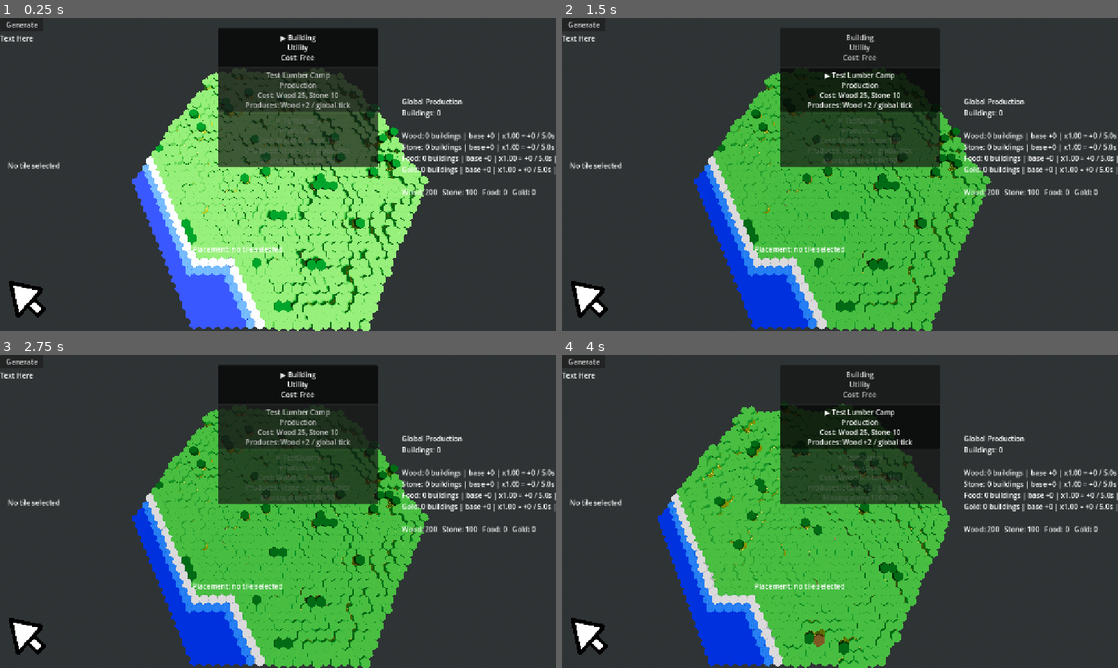
Above: before the commit, frames 1-4 (two rows, left to right).
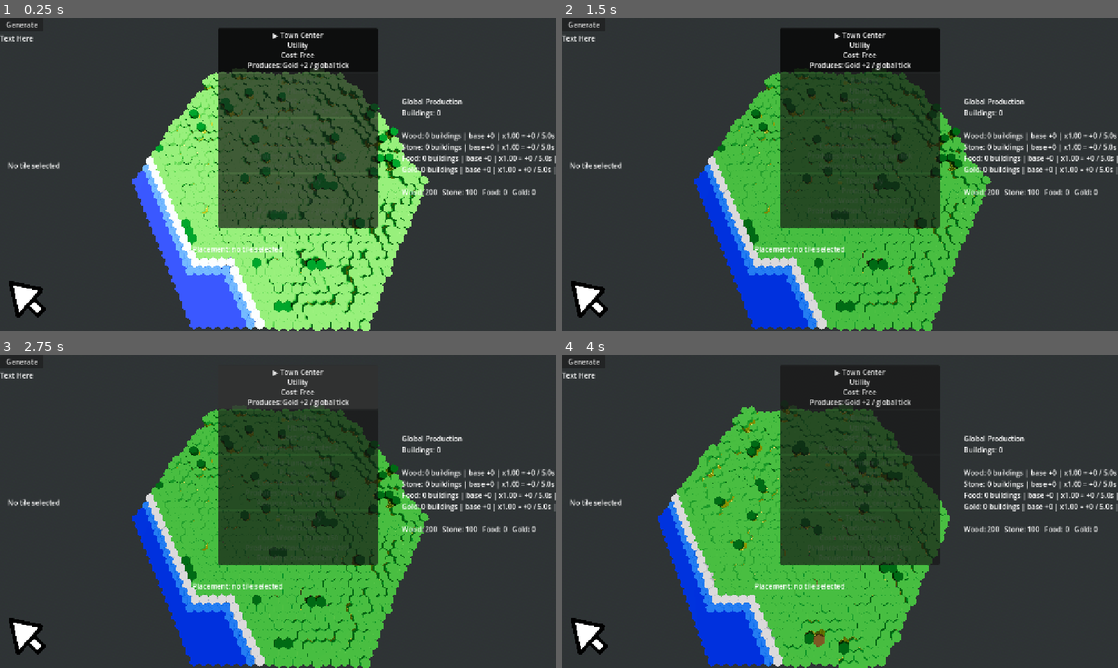
Above: after the commit, the same moments.

Repository: forzinkahd/HexaKingdomGameRepo
Game: Godot game, scene res://Scenes/GameScene.tscn
The game is run twice, just before and just after one commit, with the same random seed, the same clock (stepped at 60 frames per second) and the same inputs.
Inputs (mouse positions are in pixels of both pictures, inside the frame that each line leads up to):
- Up to frame 1 (0.25 s): no input
- Up to frame 2 (1.5 s): click "▶ Building Utility Cost: Free" (after the commit: "▶ Town Center Utility Cost: F…") at 0.5 s; click "Test Lumber Camp Production C…" (after the commit: "▶ Town Center Utility Cost: F…") at 1.25 s
- Up to frame 3 (2.75 s): click "Building Utility Cost: Free" (after the commit: "▶ Town Center Utility Cost: F…") at 2 s
- Up to frame 4 (4 s): click "Generate" at 2.75 s; tap Enter at 3.5 s; move the mouse to (862, 433) at 3.52 s; hold D (MoveRight) from 3.53 s (still down); tap 2 (Build) at 3.6 s; click (862, 433) at 3.67 s

The runs differ from the first frame. In frame 1, 8.7% of the frame differs, in the area x 25-68%, y 4-100%; in frame 2, 9.1%; in frame 3, 12%, in the area x 25-68%, y 3-100%; in frame 4, 8.6%.

Commit message:
Early Progress Tree and Town Center

Diff:
--- a/Resources/Buildings/TestLumberCamp.tres
+++ b/Resources/Buildings/TestLumberCamp.tres
@@ -14,4 +14,5 @@
 produces_resource = 1
 production_amount = 2
 allowed_biomes = Array[int]([1, 2, 3])
+required_building_ids = Array[StringName]([&"town_center_2"])
 metadata/_custom_type_script = "uid://mcoahjj711n3"
--- a/Resources/Buildings/TestQuarry.tres
+++ b/Resources/Buildings/TestQuarry.tres
@@ -17,4 +17,5 @@
 allowed_biomes = Array[int]([3, 4, 5])
 allow_forest = false
 allow_mountain = true
+required_building_ids = Array[StringName]([&"town_center_2"])
 metadata/_custom_type_script = "uid://mcoahjj711n3"
--- /dev/null
+++ b/Resources/Buildings/TownCenter2.tres
@@ -0,0 +1,16 @@
+[gd_resource type="Resource" script_class="BuildingDefinition" format=3 uid="uid://yv3lrj8hovtr"]
+
+[ext_resource type="PackedScene" uid="uid://cnkx87hoiesu4" path="res://Scenes/Kingdom/Buildings/obj_blue_towncenter_2.tscn" id="1_ivbul"]
+[ext_resource type="Script" uid="uid://mcoahjj711n3" path="res://scripts/Gameplay/PlacementV2/building_definition.gd" id="1_rlgeq"]
+
+[resource]
+script = ExtResource("1_rlgeq")
+id = &"town_center_2"
+display_name = "Town Center"
+scene = ExtResource("1_ivbul")
+produces_resource = 4
+production_amount = 2
+allow_coast = false
+allowed_biomes = Array[int]([1, 3, 4])
+is_unique = true
+metadata/_custom_type_script = "uid://mcoahjj711n3"
--- a/Resources/Buildings/test_building.tres
+++ b/Resources/Buildings/test_building.tres
@@ -7,4 +7,5 @@
 script = ExtResource("1_s37y0")
 id = &"test_building"
 scene = ExtResource("1_q6mqs")
+required_building_ids = Array[StringName]([&"town_center_2"])
 metadata/_custom_type_script = "uid://mcoahjj711n3"
--- a/Scenes/GameScene.tscn
+++ b/Scenes/GameScene.tscn
@@ -43,9 +43,11 @@
 [ext_resource type="Script" uid="uid://dkfdc7nhihlvk" path="res://scripts/Gameplay/PlacementV2/building_catalog_v2.gd" id="36_v14ik"]
 [ext_resource type="Script" uid="uid://mcoahjj711n3" path="res://scripts/Gameplay/PlacementV2/building_definition.gd" id="37_evxj1"]
 [ext_resource type="Script" uid="uid://cbfp7o673ondm" path="res://scripts/Gameplay/PlacementV2/placement_debug_label_v2.gd" id="37_jmmro"]
+[ext_resource type="Resource" uid="uid://yv3lrj8hovtr" path="res://Resources/Buildings/TownCenter2.tres" id="38_1qxux"]
 [ext_resource type="Script" uid="uid://b6qet4cr2r73c" path="res://scripts/Gameplay/PlacementV2/economy_debug_label_v2.gd" id="38_vgicg"]
 [ext_resource type="Resource" uid="uid://ckmd5ij17fs8m" path="res://Resources/Buildings/TestQuarry.tres" id="40_p5lqy"]
 [ext_resource type="Script" uid="uid://b4vagg00mevci" path="res://scripts/Gameplay/PlacementV2/production_debug_label_v2.gd" id="40_sjxqr"]
+[ext_resource type="Script" uid="uid://dw2h64w8cgx2t" path="res://scripts/Gameplay/PlacementV2/building_registry_v2.gd" id="42_c0ais"]
 [ext_resource type="Script" uid="uid://3xk4gvpw03qk" path="res://scripts/Gameplay/PlacementV2/build_menu_v2.gd" id="42_ustms"]
 
 [sub_resource type="CameraAttributesPractical" id="CameraAttributesPractical_1lvu4"]
@@ -204,13 +206,14 @@
 [node name="BuildingPreviewV2" type="Node3D" parent="Builder/GameplayV2" unique_id=1004577143]
 script = ExtResource("33_1dmga")
 
-[node name="BuildingPlacementV2" type="Node" parent="Builder/GameplayV2" unique_id=894365943 node_paths=PackedStringArray("picker", "preview", "occupancy", "economy", "production", "building_root")]
+[node name="BuildingPlacementV2" type="Node" parent="Builder/GameplayV2" unique_id=894365943 node_paths=PackedStringArray("picker", "preview", "occupancy", "economy", "production", "registry", "building_root")]
 script = ExtResource("34_cxw7u")
 picker = NodePath("../../WorldInteraction/WorldTilePicker")
 preview = NodePath("../BuildingPreviewV2")
 occupancy = NodePath("../WorldOccupancyV2")
 economy = NodePath("../WorldEconomyV2")
 production = NodePath("../WorldProductionV2")
+registry = NodePath("../BuildingRegistryV2")
 building_root = NodePath("../PlacedBuildings")
 
 [node name="WorldOccupancyV2" type="Node" parent="Builder/GameplayV2" unique_id=1325980519]
@@ -225,7 +228,11 @@
 
 [node name="BuildingCatalogV2" type="Node" parent="Builder/GameplayV2" unique_id=1408759746]
 script = ExtResource("36_v14ik")
-buildings = Array[ExtResource("37_evxj1")]([ExtResource("35_cxw7u"), ExtResource("32_cxw7u"), ExtResource("40_p5lqy")])
+buildings = Array[ExtResource("37_evxj1")]([ExtResource("38_1qxux"), ExtResource("35_cxw7u"), ExtResource("32_cxw7u"), ExtResource("40_p5lqy")])
+
+[node name="BuildingRegistryV2" type="Node" parent="Builder/GameplayV2" unique_id=1573309623 node_paths=PackedStringArray("placement")]
+script = ExtResource("42_c0ais")
+placement = NodePath("../BuildingPlacementV2")
 
 [node name="UI" type="CanvasLayer" parent="." unique_id=980856356]
 
@@ -236,7 +243,7 @@
 offset_bottom = 40.0
 mouse_filter = 1
 
-[node name="BuildMenuPanel" type="PanelContainer" parent="UI/UI" unique_id=435362265 node_paths=PackedStringArray("catalog", "placement", "economy", "button_container")]
+[node name="BuildMenuPanel" type="PanelContainer" parent="UI/UI" unique_id=435362265 node_paths=PackedStringArray("catalog", "placement", "economy", "registry", "button_container")]
 layout_mode = 0
 offset_left = 502.0
 offset_top = 24.0
@@ -246,6 +253,7 @@
 catalog = NodePath("../../../Builder/GameplayV2/BuildingCatalogV2")
 placement = NodePath("../../../Builder/GameplayV2/BuildingPlacementV2")
 economy = NodePath("../../../Builder/GameplayV2/WorldEconomyV2")
+registry = NodePath("../../../Builder/GameplayV2/BuildingRegistryV2")
 button_container = NodePath("MarginContainer/BuildMenuButtons")
 
 [node name="MarginContainer" type="MarginContainer" parent="UI/UI/BuildMenuPanel" unique_id=673339057]
--- /dev/null
+++ b/Scenes/Kingdom/Buildings/obj_blue_towncenter_2.tscn
@@ -0,0 +1,19 @@
+[gd_scene format=3 uid="uid://cnkx87hoiesu4"]
+
+[ext_resource type="PackedScene" uid="uid://3caacoyxknwq" path="res://Assets/Meshes/Structures/BlueStructures/building_townhall_blue.gltf" id="1_44wjj"]
+
+[sub_resource type="CylinderShape3D" id="CylinderShape3D_1fuxr"]
+height = 0.9863281
+radius = 0.57714844
+
+[node name="obj_blue_towncenter2" type="Node3D" unique_id=659428938]
+
+[node name="Visual" type="Node3D" parent="." unique_id=3721977]
+
+[node name="building_townhall_blue2" parent="Visual" unique_id=1838586884 instance=ExtResource("1_44wjj")]
+
+[node name="StaticBody3D" type="StaticBody3D" parent="." unique_id=209931785]
+
+[node name="CollisionShape3D" type="CollisionShape3D" parent="StaticBody3D" unique_id=1225704255]
+transform = Transform3D(1, 0, 0, 0, 1, 0, 0, 0, 1, 0, 0.50683594, 0)
+shape = SubResource("CylinderShape3D_1fuxr")
--- a/scripts/Gameplay/PlacementV2/build_menu_button_v2.gd
+++ b/scripts/Gameplay/PlacementV2/build_menu_button_v2.gd
@@ -7,25 +7,40 @@
 @export var show_cost: bool = true
 @export var show_production: bool = true
 @export var show_unaffordable_reason: bool = true
+@export var show_locked_reason: bool = true
+@export var show_unique_reason: bool = true
 
 @export var selected_prefix: String = "▶ "
 @export var affordable_prefix: String = ""
 @export var unaffordable_prefix: String = "✕ "
+@export var locked_prefix: String = "🔒 "
+@export var unique_blocked_prefix: String = "★ "
 
 @export_group("Visual State")
 @export var selected_modulate: Color = Color(1.0, 1.0, 1.0, 1.0)
 @export var normal_modulate: Color = Color(0.9, 0.9, 0.9, 1.0)
 @export var unaffordable_modulate: Color = Color(0.55, 0.55, 0.55, 0.75)
+@export var locked_modulate: Color = Color(0.42, 0.42, 0.42, 0.65)
+@export var unique_blocked_modulate: Color = Color(0.55, 0.48, 0.35, 0.75)
 
 var definition: BuildingDefinition
 var economy: WorldEconomyV2
+var registry: BuildingRegistryV2
+
 var selected: bool = false
 var affordable: bool = true
+var unlocked: bool = true
+var unique_available: bool = true
 
 
-func setup(source_definition: BuildingDefinition, source_economy: WorldEconomyV2 = null) -> void:
+func setup(
+	source_definition: BuildingDefinition,
+	source_economy: WorldEconomyV2 = null,
+	source_registry: BuildingRegistryV2 = null
+) -> void:
 	definition = source_definition
 	economy = source_economy
+	registry = source_registry
 
 	mouse_filter = Control.MOUSE_FILTER_STOP
 	focus_mode = Control.FOCUS_NONE
@@ -39,9 +54,18 @@
 	_refresh_state()
 
 
+func set_registry(source_registry: BuildingRegistryV2) -> void:
+	registry = source_registry
+	_refresh_state()
+
+
 func set_selected(value: bool) -> void:
 	selected = value
 	button_pressed = selected
+	_refresh_state()
+
+
+func refresh_availability() -> void:
 	_refresh_state()
 
 
@@ -64,7 +88,7 @@
 	if definition == null:
 		return
 
-	if not affordable:
+	if not unlocked or not affordable or not unique_available:
 		button_pressed = selected
 		return
 
@@ -72,23 +96,32 @@
 
 
 func _refresh_state() -> void:
-	_update_affordability()
+	_update_availability()
 	_update_text()
 	_update_visual_state()
 
 
-func _update_affordability() -> void:
+func _update_availability() -> void:
 	if definition == null:
+		unlocked = false
 		affordable = false
+		unique_available = false
 		disabled = true
 		return
+
+	if registry == null:
+		unlocked = true
+		unique_available = true
+	else:
+		unlocked = registry.is_unlocked(definition)
+		unique_available = not registry.is_unique_limit_reached(definition)
 
 	if economy == null:
 		affordable = true
 	else:
 		affordable = economy.can_afford(definition)
 
-	disabled = not affordable
+	disabled = not unlocked or not affordable or not unique_available
 
 
 func _update_text() -> void:
@@ -101,6 +134,10 @@
 
 	if selected:
 		title = selected_prefix + title
+	elif not unlocked:
+		title = locked_prefix + title
+	elif not unique_available:
+		title = unique_blocked_prefix + title
 	elif not affordable:
 		title = unaffordable_prefix + title
 	else:
@@ -122,7 +159,11 @@
 	if definition.footprint_radius > 0:
 		lines.append("Footprint: r%d" % [definition.footprint_radius])
 
-	if not affordable and economy != null and show_unaffordable_reason:
+	if not unlocked and registry != null and show_locked_reason:
+		lines.append(registry.unlock_reason(definition))
+	elif not unique_available and registry != null and show_unique_reason:
+		lines.append(registry.unique_reason(definition))
+	elif not affordable and economy != null and show_unaffordable_reason:
 		lines.append(economy.missing_cost_reason(definition))
 
 	text = "\n".join(lines)
@@ -131,6 +172,10 @@
 func _update_visual_state() -> void:
 	if selected:
 		modulate = selected_modulate
+	elif not unlocked:
+		modulate = locked_modulate
+	elif not unique_available:
+		modulate = unique_blocked_modulate
 	elif not affordable:
 		modulate = unaffordable_modulate
 	else:
--- a/scripts/Gameplay/PlacementV2/build_menu_v2.gd
+++ b/scripts/Gameplay/PlacementV2/build_menu_v2.gd
@@ -4,15 +4,17 @@
 @export var catalog: BuildingCatalogV2
 @export var placement: BuildingPlacementV2
 @export var economy: WorldEconomyV2
+@export var registry: BuildingRegistryV2
 @export var button_container: Container
 
 @export var button_scene: PackedScene
 @export var rebuild_on_ready: bool = true
 @export var auto_connect_catalog_to_placement: bool = true
 @export var auto_use_placement_economy: bool = true
+@export var auto_select_first_available: bool = true
 
 @export_group("Fallback Button")
-@export var fallback_button_min_size: Vector2 = Vector2(220.0, 88.0)
+@export var fallback_button_min_size: Vector2 = Vector2(220.0, 96.0)
 
 var _buttons_by_definition: Dictionary = {}
 
@@ -28,11 +30,18 @@
 	if economy == null and auto_use_placement_economy and placement != null:
 		economy = placement.economy
 
+	if registry == null:
+		registry = get_node_or_null("../BuildingRegistryV2") as BuildingRegistryV2
+
 	_connect_catalog()
 	_connect_economy()
+	_connect_registry()
 
 	if rebuild_on_ready:
 		_rebuild_buttons()
+
+	if auto_select_first_available and catalog != null:
+		_select_first_available_catalog_entry_if_needed()
 
 	if catalog != null:
 		_on_active_building_changed(catalog.get_active_building())
@@ -60,6 +69,21 @@
 
 	if not economy.resources_changed.is_connected(_refresh_buttons):
 		economy.resources_changed.connect(_refresh_buttons)
+
+
+func _connect_registry() -> void:
+	if registry == null:
+		return
+
+	if not registry.registry_changed.is_connected(_on_registry_changed):
+		registry.registry_changed.connect(_on_registry_changed)
+
+
+func _on_registry_changed() -> void:
+	_refresh_buttons()
+
+	if auto_select_first_available:
+		_select_first_available_catalog_entry_if_needed()
 
 
 func _rebuild_buttons() -> void:
@@ -97,7 +121,7 @@
 		button.size_flags_horizontal = Control.SIZE_EXPAND_FILL
 
 	button.mouse_filter = Control.MOUSE_FILTER_STOP
-	button.setup(definition, economy)
+	button.setup(definition, economy, registry)
 
 	if not button.building_pressed.is_connected(_on_button_building_pressed):
 		button.building_pressed.connect(_on_button_building_pressed)
@@ -109,7 +133,7 @@
 	if definition == null:
 		return
 
-	if economy != null and not economy.can_afford(definition):
+	if not _is_definition_selectable(definition):
 		return
 
 	if catalog != null:
@@ -119,6 +143,11 @@
 
 
 func _on_active_building_changed(definition: BuildingDefinition) -> void:
+	if definition != null and not _is_definition_selectable(definition):
+		if auto_select_first_available:
+			_select_first_available_catalog_entry_if_needed()
+			return
+
 	if auto_connect_catalog_to_placement and placement != null:
 		placement.set_active_definition(definition)
 
@@ -144,4 +173,40 @@
 
 		if button != null:
 			button.set_economy(economy)
-			button.refresh_affordability()
+			button.set_registry(registry)
+			button.refresh_availability()
+
+
+func _select_first_available_catalog_entry_if_needed() -> void:
+	if catalog == null:
+		return
+
+	var active := catalog.get_active_building()
+
+	if active != null and _is_definition_selectable(active):
+		return
+
+	for definition in catalog.get_buildings():
+		if _is_definition_selectable(definition):
+			catalog.set_active_building(definition)
+			return
+
+	if auto_connect_catalog_to_placement and placement != null:
+		placement.set_active_definition(null)
+
+
+func _is_definition_selectable(definition: BuildingDefinition) -> bool:
+	if definition == null:
+		return false
+
+	if registry != null:
+		if not registry.is_unlocked(definition):
+			return false
+
+		if registry.is_unique_limit_reached(definition):
+			return false
+
+	if economy != null and not economy.can_afford(definition):
+		return false
+
+	return true
--- a/scripts/Gameplay/PlacementV2/building_definition.gd
+++ b/scripts/Gameplay/PlacementV2/building_definition.gd
@@ -52,6 +52,15 @@
 @export var allow_forest: bool = true
 @export var allow_hills: bool = true
 @export var allow_mountain: bool = false
+
+@export_group("Uniqueness")
+@export var is_unique: bool = false
+@export var unique_limit: int = 1
+@export var unique_scope_label: String = "town"
+
+# Early Tech tree progression
+@export_category("Requirements")
+@export var required_building_ids: Array[StringName] = []
 
 
 func has_explicit_biome_rules() -> bool:
--- a/scripts/Gameplay/PlacementV2/building_placement_v2.gd
+++ b/scripts/Gameplay/PlacementV2/building_placement_v2.gd
@@ -10,6 +10,7 @@
 @export var occupancy: WorldOccupancyV2
 @export var economy: WorldEconomyV2
 @export var production: WorldProductionV2
+@export var registry: BuildingRegistryV2
 @export var building_root: Node3D
 @export var active_definition: BuildingDefinition
 
@@ -36,6 +37,9 @@
 
 	if production == null:
 		production = get_node_or_null("../WorldProductionV2") as WorldProductionV2
+
+	if registry == null:
+		registry = get_node_or_null("../BuildingRegistryV2") as BuildingRegistryV2
 
 	if building_root == null:
 		building_root = Node3D.new()
@@ -89,7 +93,8 @@
 		active_definition,
 		occupancy,
 		economy,
-		world_map
+		world_map,
+		registry
 	)
 
 	if preview != null:
@@ -146,6 +151,9 @@
 	if production != null:
 		production.register_building(building)
 
+	if registry != null:
+		registry.register_building(building)
+
 	building_placed.emit(building, current_tile)
 
 	if print_debug:
--- /dev/null
+++ b/scripts/Gameplay/PlacementV2/building_registry_debug_label_v2.gd
@@ -0,0 +1,28 @@
+class_name BuildingRegistryDebugLabelV2
+extends Label
+
+@export var registry: BuildingRegistryV2
+
+
+func _ready() -> void:
+	if registry != null and not registry.registry_changed.is_connected(_refresh):
+		registry.registry_changed.connect(_refresh)
+
+	_refresh()
+
+
+func _refresh(_arg = null) -> void:
+	if registry == null:
+		text = "Registry: missing"
+		return
+
+	var lines: Array[String] = []
+	lines.append("Buildings placed: %d" % [registry.get_total_count()])
+
+	var ids: Array = registry._count_by_id.keys()
+	ids.sort()
+
+	for id in ids:
+		lines.append("%s: %d" % [str(id), registry.get_count(id)])
+
+	text = "\n".join(lines)
--- /dev/null
+++ b/scripts/Gameplay/PlacementV2/building_registry_v2.gd
@@ -0,0 +1,221 @@
+class_name BuildingRegistryV2
+extends Node
+
+signal building_registered(building: PlacedBuildingV2)
+signal building_unregistered(building: PlacedBuildingV2)
+signal registry_changed
+
+@export var placement: BuildingPlacementV2
+@export var auto_connect_placement: bool = true
+
+var _buildings: Array[PlacedBuildingV2] = []
+var _count_by_id: Dictionary = {}
+
+
+func _ready() -> void:
+	if auto_connect_placement:
+		_connect_placement()
+
+
+func _connect_placement() -> void:
+	if placement == null:
+		placement = get_node_or_null("../BuildingPlacementV2") as BuildingPlacementV2
+
+	if placement == null:
+		return
+
+	if not placement.building_placed.is_connected(_on_building_placed):
+		placement.building_placed.connect(_on_building_placed)
+
+
+func _on_building_placed(building: PlacedBuildingV2, tile: WorldTile) -> void:
+	register_building(building)
+
+
+func register_building(building: PlacedBuildingV2) -> void:
+	if building == null:
+		return
+
+	if _buildings.has(building):
+		return
+
+	_buildings.append(building)
+
+	var id := _building_id(building)
+
+	if id != &"":
+		_count_by_id[id] = get_count(id) + 1
+
+	building_registered.emit(building)
+	registry_changed.emit()
+
+
+func unregister_building(building: PlacedBuildingV2) -> void:
+	if building == null:
+		return
+
+	if not _buildings.has(building):
+		return
+
+	_buildings.erase(building)
+
+	var id := _building_id(building)
+
+	if id != &"":
+		var next_count: int = max(0, get_count(id) - 1)
+
+		if next_count <= 0:
+			_count_by_id.erase(id)
+		else:
+			_count_by_id[id] = next_count
+
+	building_unregistered.emit(building)
+	registry_changed.emit()
+
+
+func clear() -> void:
+	_buildings.clear()
+	_count_by_id.clear()
+	registry_changed.emit()
+
+
+func has_building(id: StringName) -> bool:
+	return get_count(id) > 0
+
+
+func get_count(id: StringName) -> int:
+	return int(_count_by_id.get(id, 0))
+
+
+func get_total_count() -> int:
+	return _buildings.size()
+
+
+func get_all_buildings() -> Array[PlacedBuildingV2]:
+	var result: Array[PlacedBuildingV2] = []
+
+	for building in _buildings:
+		if is_instance_valid(building):
+			result.append(building)
+
+	return result
+
+
+func is_unlocked(definition: BuildingDefinition) -> bool:
+	if definition == null:
+		return false
+
+	var required = definition.get("required_building_ids")
+
+	if required == null:
+		return true
+
+	for required_id in required:
+		if not has_building(required_id):
+			return false
+
+	return true
+
+
+func missing_requirements(definition: BuildingDefinition) -> Array[StringName]:
+	var missing: Array[StringName] = []
+
+	if definition == null:
+		return missing
+
+	var required = definition.get("required_building_ids")
+
+	if required == null:
+		return missing
+
+	for required_id in required:
+		if not has_building(required_id):
+			missing.append(required_id)
+
+	return missing
+
+
+func unlock_reason(definition: BuildingDefinition) -> String:
+	if definition == null:
+		return "No building"
+
+	var missing := missing_requirements(definition)
+
+	if missing.is_empty():
+		return "Unlocked"
+
+	var parts: Array[String] = []
+
+	for id in missing:
+		parts.append(str(id))
+
+	return "Requires: " + ", ".join(parts)
+
+
+func is_unique_limit_reached(definition: BuildingDefinition) -> bool:
+	if definition == null:
+		return false
+
+	var is_unique_value = definition.get("is_unique")
+	if is_unique_value == null or not bool(is_unique_value):
+		return false
+
+	var limit_value = definition.get("unique_limit")
+	var limit := 1
+
+	if limit_value != null:
+		limit = max(1, int(limit_value))
+
+	return get_count(definition.id) >= limit
+
+
+func unique_reason(definition: BuildingDefinition) -> String:
+	if definition == null:
+		return "No building"
+
+	if not is_unique_limit_reached(definition):
+		return "Unique available"
+
+	var limit_value = definition.get("unique_limit")
+	var limit := 1
+
+	if limit_value != null:
+		limit = max(1, int(limit_value))
+
+	var scope_value = definition.get("unique_scope_label")
+	var scope := "town"
+
+	if scope_value != null:
+		scope = str(scope_value)
+
+	if limit <= 1:
+		return "Only one per %s" % [scope]
+
+	return "Limit reached: %d per %s" % [limit, scope]
+
+
+func is_available(definition: BuildingDefinition) -> bool:
+	return is_unlocked(definition) and not is_unique_limit_reached(definition)
+
+
+func availability_reason(definition: BuildingDefinition) -> String:
+	if definition == null:
+		return "No building"
+
+	if not is_unlocked(definition):
+		return unlock_reason(definition)
+
+	if is_unique_limit_reached(definition):
+		return unique_reason(definition)
+
+	return "Available"
+
+
+func _building_id(building: PlacedBuildingV2) -> StringName:
+	if building == null:
+		return &""
+
+	if building.definition == null:
+		return &""
+
+	return building.definition.id
--- a/scripts/Gameplay/PlacementV2/placement_rules_v2.gd
+++ b/scripts/Gameplay/PlacementV2/placement_rules_v2.gd
@@ -26,7 +26,8 @@
 	definition: BuildingDefinition,
 	occupancy: WorldOccupancyV2 = null,
 	economy: WorldEconomyV2 = null,
-	world_map: WorldMapData = null
+	world_map: WorldMapData = null,
+	registry: BuildingRegistryV2 = null
 ) -> PlacementResult:
 	if tile == null:
 		return PlacementResult.fail("No tile selected")
@@ -35,6 +36,13 @@
 		return PlacementResult.fail("No building selected")
 
 	var footprint := HexFootprintV2.coords_in_radius(tile.coord, definition.footprint_radius)
+
+	if registry != null:
+		if not registry.is_unlocked(definition):
+			return PlacementResult.fail(registry.unlock_reason(definition), footprint)
+
+		if registry.is_unique_limit_reached(definition):
+			return PlacementResult.fail(registry.unique_reason(definition), footprint)
 
 	if economy != null and not economy.can_afford(definition):
 		return PlacementResult.fail(economy.missing_cost_reason(definition), footprint)
--- a/scripts/WorldGen/Config/biome_definition.gd
+++ b/scripts/WorldGen/Config/biome_definition.gd
@@ -26,8 +26,8 @@
 
 		if tile.height_units >= ctx.settings.mountain_min_height_units_gen:
 			tile.biome_kind = WorldTile.BiomeKind.MOUNTAIN
-		elif _near_ocean(tile):
-			tile.biome_kind = WorldTile.BiomeKind.COAST
+		#elif _near_ocean(tile):
+			#tile.biome_kind = WorldTile.BiomeKind.COAST
 		elif tile.height_units <= ctx.settings.plains_max_height_units:
 			tile.biome_kind = WorldTile.BiomeKind.PLAINS
 		else:
--- a/scripts/WorldRender/world_renderer_v2.gd
+++ b/scripts/WorldRender/world_renderer_v2.gd
@@ -48,8 +48,8 @@
 		node.rotation.y += deg_to_rad(tile_visual_yaw_offset_degrees)
 
 	if tile.coast_variant_index >= 0:
-		print("Coast rotation currently commented out here")
-		#node.rotation.y = tile.coast_yaw
+		#print("Coast rotation currently commented out here")
+		node.rotation.y = tile.coast_yaw
 	_tag_tile_node_recursive(node, tile)
 
 	if use_debug_materials:
Not shown, added: scripts/Gameplay/PlacementV2/building_registry_debug_label_v2.gd.uid
Not shown, added: scripts/Gameplay/PlacementV2/building_registry_v2.gd.uid
